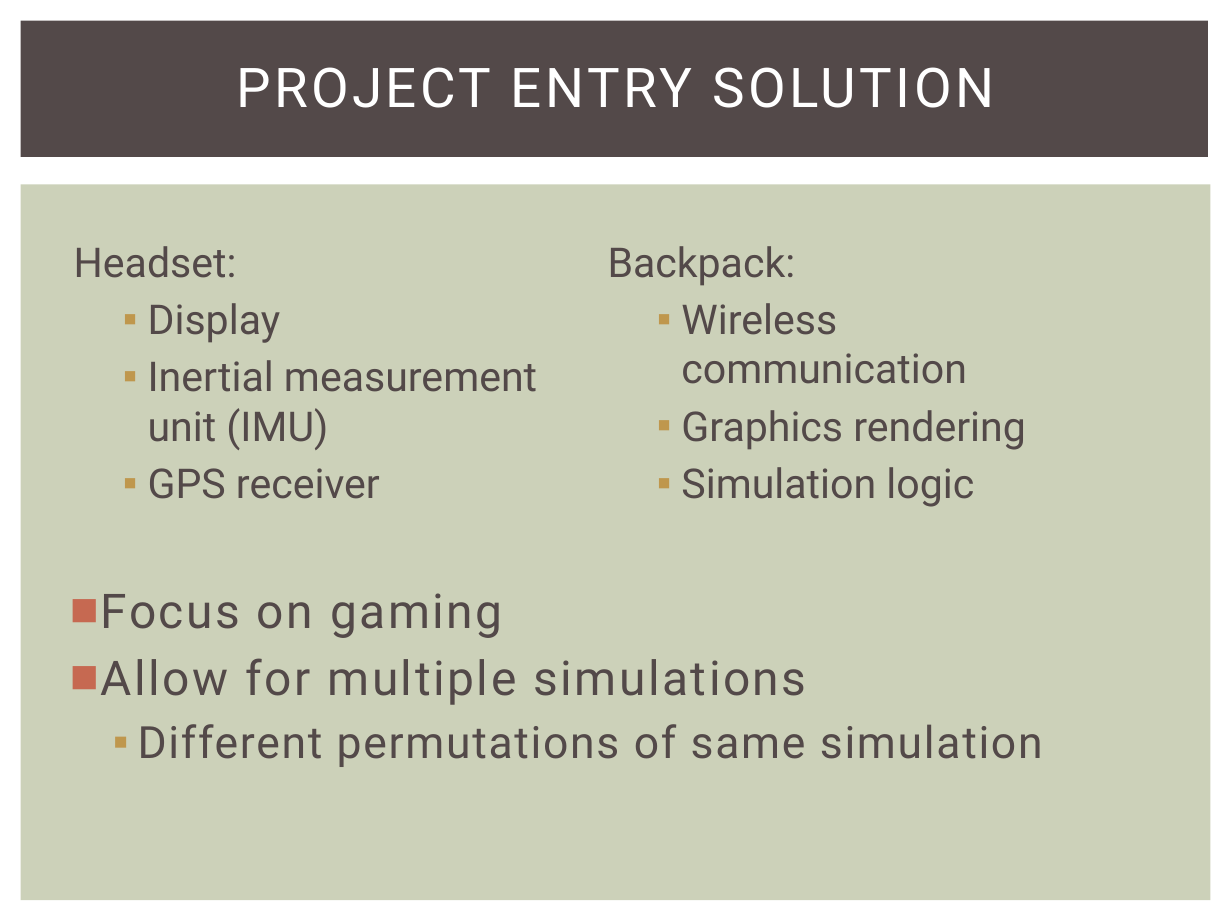
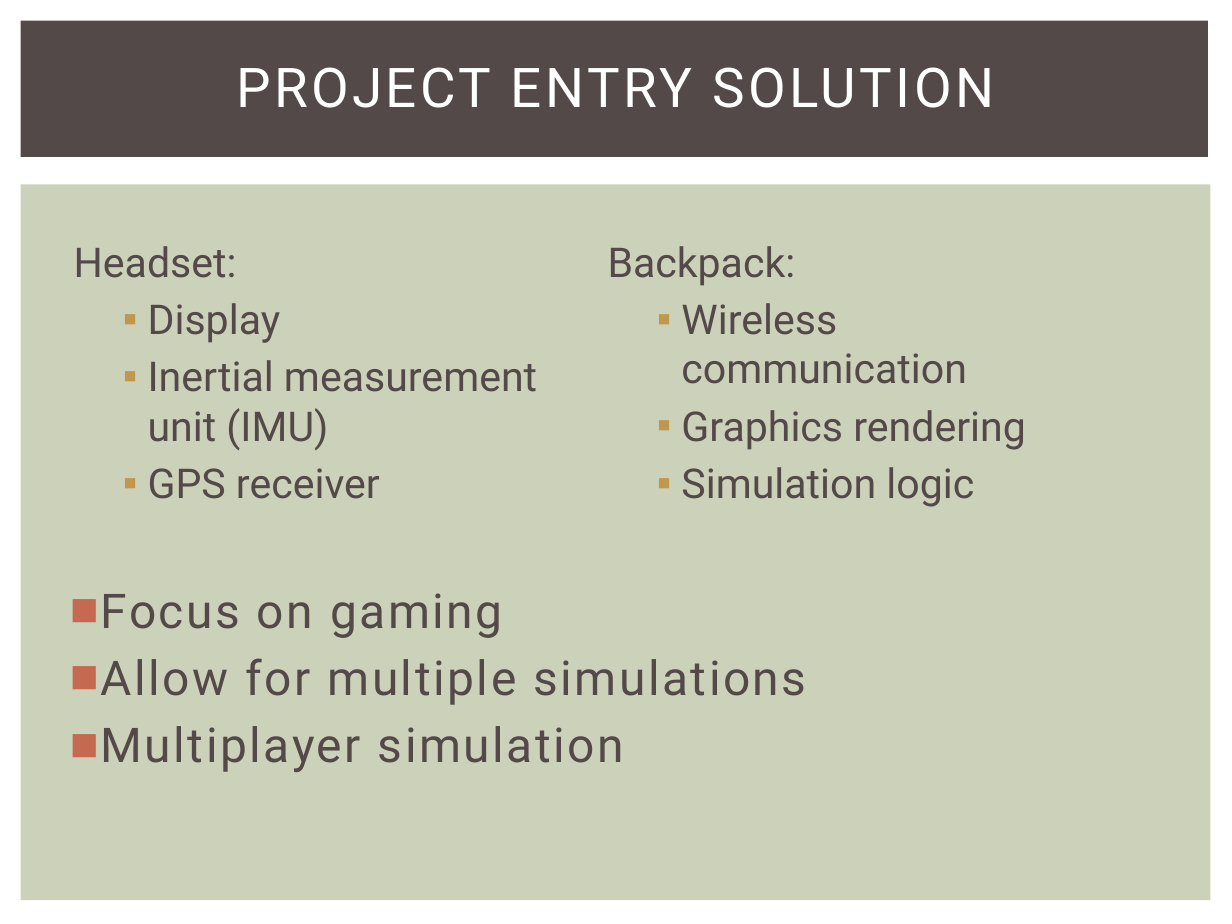
Before and after one commit to snowpuppy/augreality, a slide deck: slide 5 of doc/AugRealityMidReview.pptx. Drawn at 1232x924 pixels with LibreOffice and Linux fonts; fonts in the diff are those of the drawing. Boxes give left, top, right and bottom in pixels: in the first picture for what was removed or moved away, otherwise in the second. Text is boxed around its words. In the diff, an @@ line names an element or a change of style, - is before the commit and + after.

```diff
--- a/doc/AugRealityMidReview.pptx
+++ b/doc/AugRealityMidReview.pptx
@@ text at (101, 726, 624, 772): text changed; size 26 to 28 pt @@
-  ▪ Different permutations of same simulation
+■ Multiplayer simulation
```
Also in this commit, not shown: 5 other slides changed.
